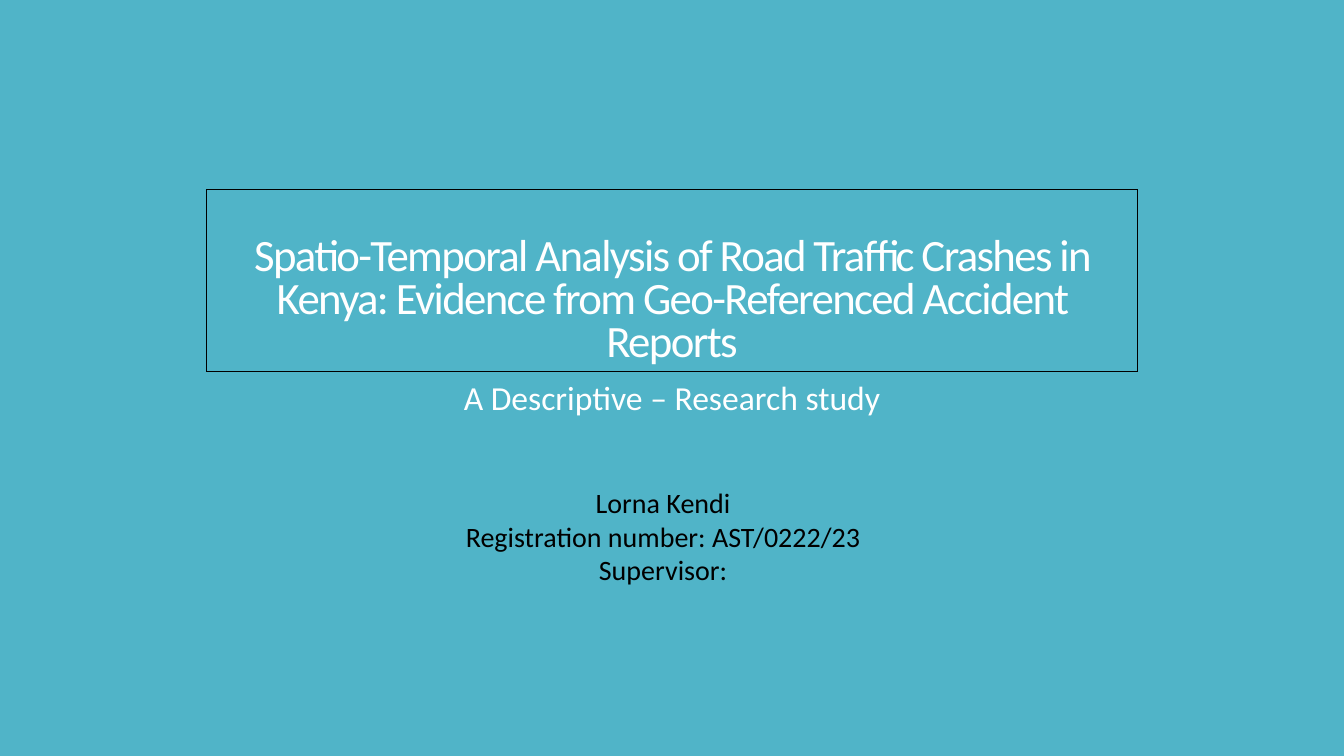
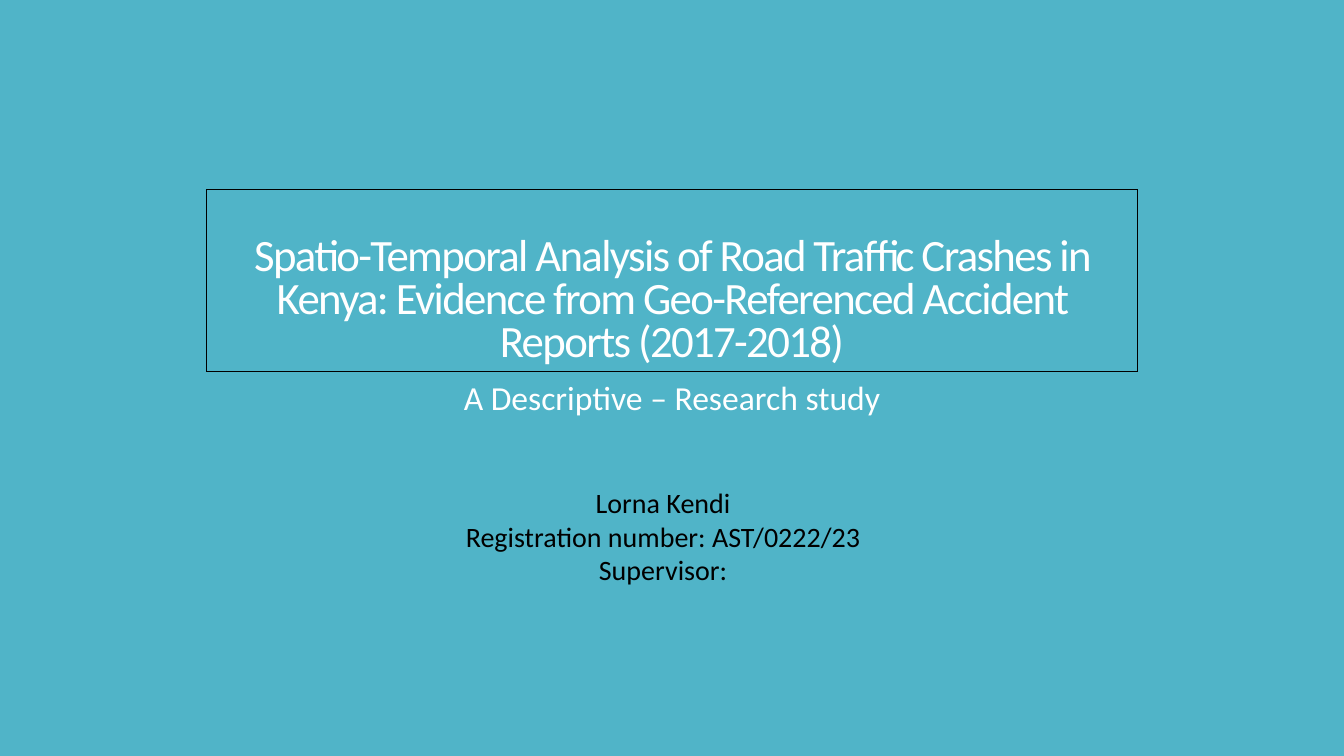
Before and after one commit to lornakendi/road_accidents_proj, a slide deck: slide 1 of report_n_presentation/Spatio-Temporal Analysis of Road Traffic Crashes in Kenya.pptx. Drawn at 1344x756 pixels with LibreOffice and Linux fonts; fonts in the diff are those of the drawing. Boxes give left, top, right and bottom in pixels: in the first picture for what was removed or moved away, otherwise in the second. Text is boxed around its words. In the diff, an @@ line names an element or a change of style, - is before the commit and + after.

```diff
--- a/report_n_presentation/Spatio-Temporal Analysis of Road Traffic Crashes in Kenya.pptx
+++ b/report_n_presentation/Spatio-Temporal Analysis of Road Traffic Crashes in Kenya.pptx
@@ title at (254, 240, 1091, 364): text changed @@
-Spatio-Temporal Analysis of Road Traffic Crashes in Kenya: Evidence from Geo-Referenced Accident Reports
+Spatio-Temporal Analysis of Road Traffic Crashes in Kenya: Evidence from Geo-Referenced Accident Reports (2017-2018)
```
Also in this commit, not shown: 6 other slides changed, 1 slide added, 1 other file.
